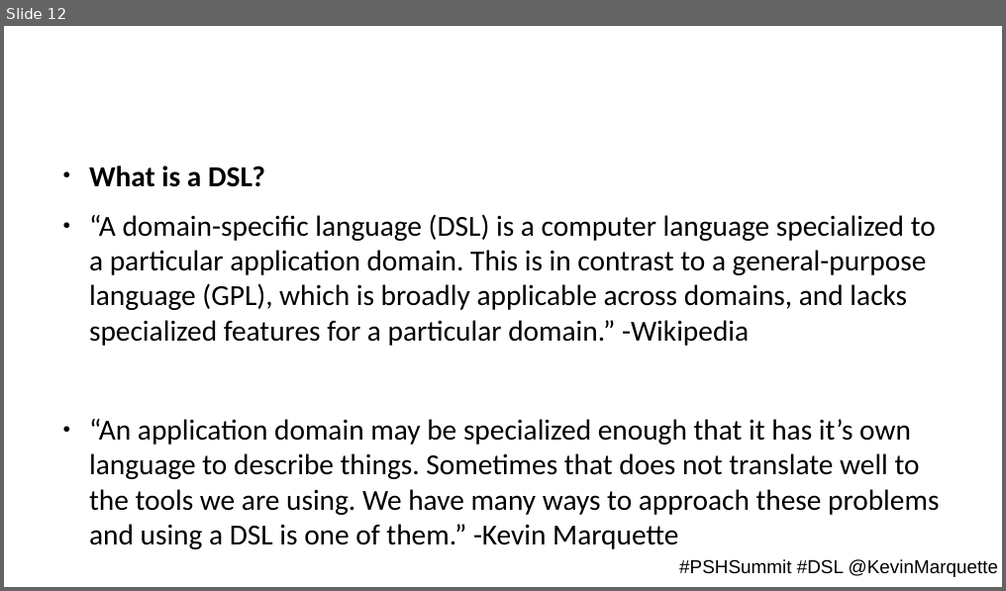
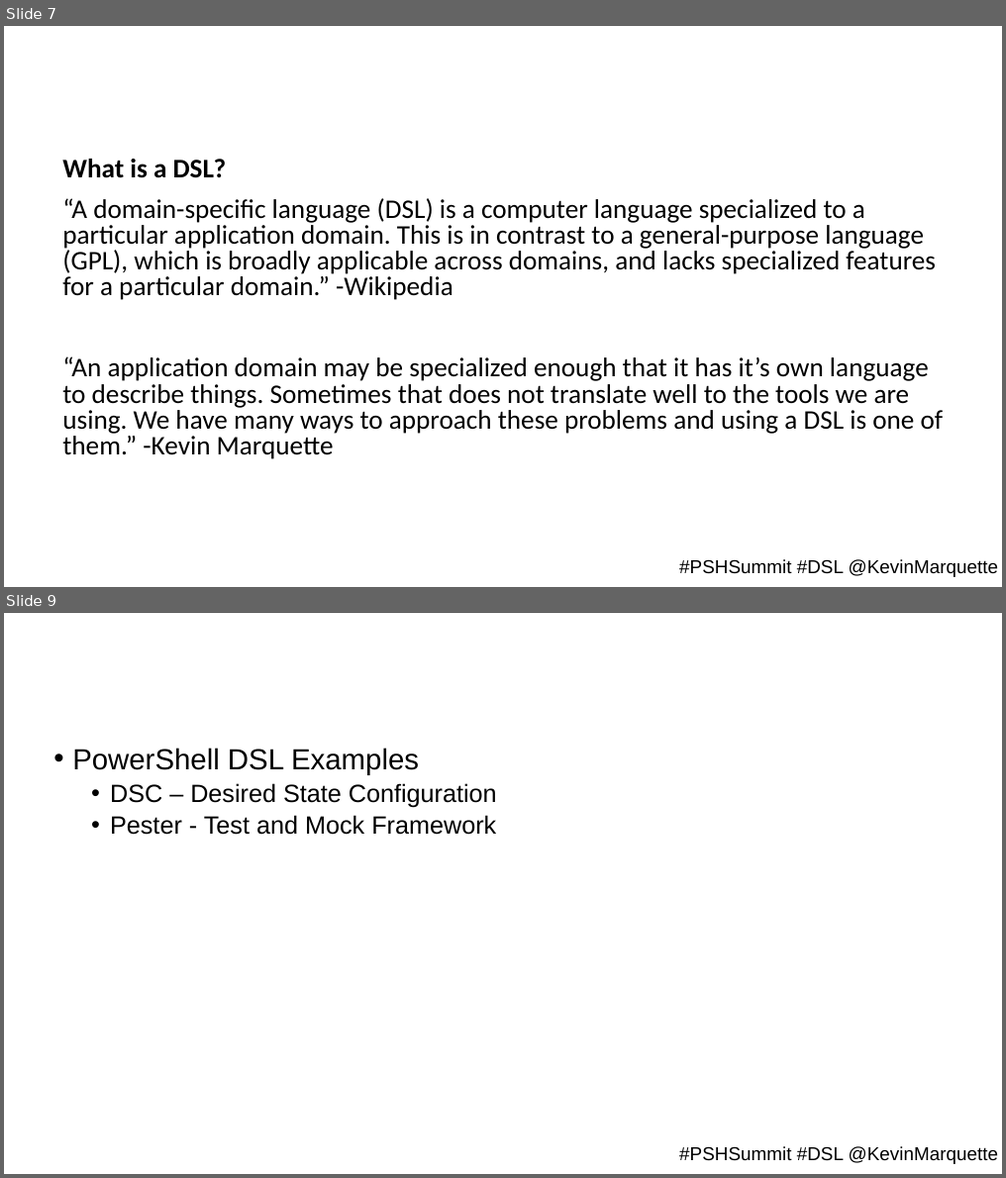
Before and after one commit to KevinMarquette/DSLPresentation, a slide deck: PSSummit-DSL.pptx. Shown one above the other, each under a label of ours: slide 12 before the commit, slides 7 and 9 after it; the slides between them are not shown. The pictures are 1006x591 and 1006x1178 pixels, drawn with LibreOffice and Linux fonts; fonts in the diff are those of the drawing; background and template pictures are left out. Boxes give left, top, right and bottom in pixels: in the first picture for what was removed or moved away, otherwise in the second. Text is boxed around its words. In the diff, an @@ line names an element or a change of style, - is before the commit and + after.

```diff
--- a/PSSummit-DSL.pptx
+++ b/PSSummit-DSL.pptx
@@ slide 9 added at box(4, 613, 1002, 1174), background #FFFFFF; not listed: 1 template element that a slide beside it also shows @@
@@ text added at box(72, 748, 497, 835), 24 pt, text #000000 @@
+• PowerShell DSL Examples
+  • DSC – Desired State Configuration
+  • Pester - Test and Mock Framework
@@ what was slide 12 is now slide 7 @@
@@ slide 7 changed as well @@
@@ text "What is a DSL?" at box(62, 159, 944, 460): size 28 to 25.9 pt; bullet ● to none; line spacing 1 to 0.8 @@
```
Also in this commit, not shown: 5 other slides changed, 4 other slides added, 7 slides removed, 7 other files.
